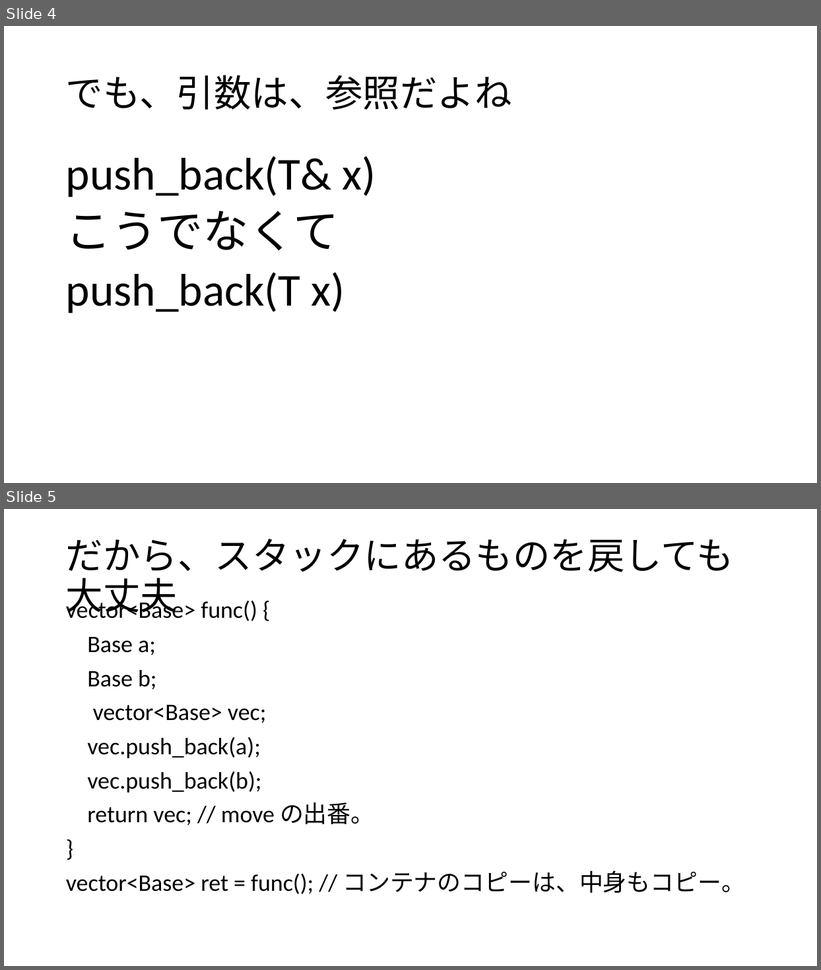
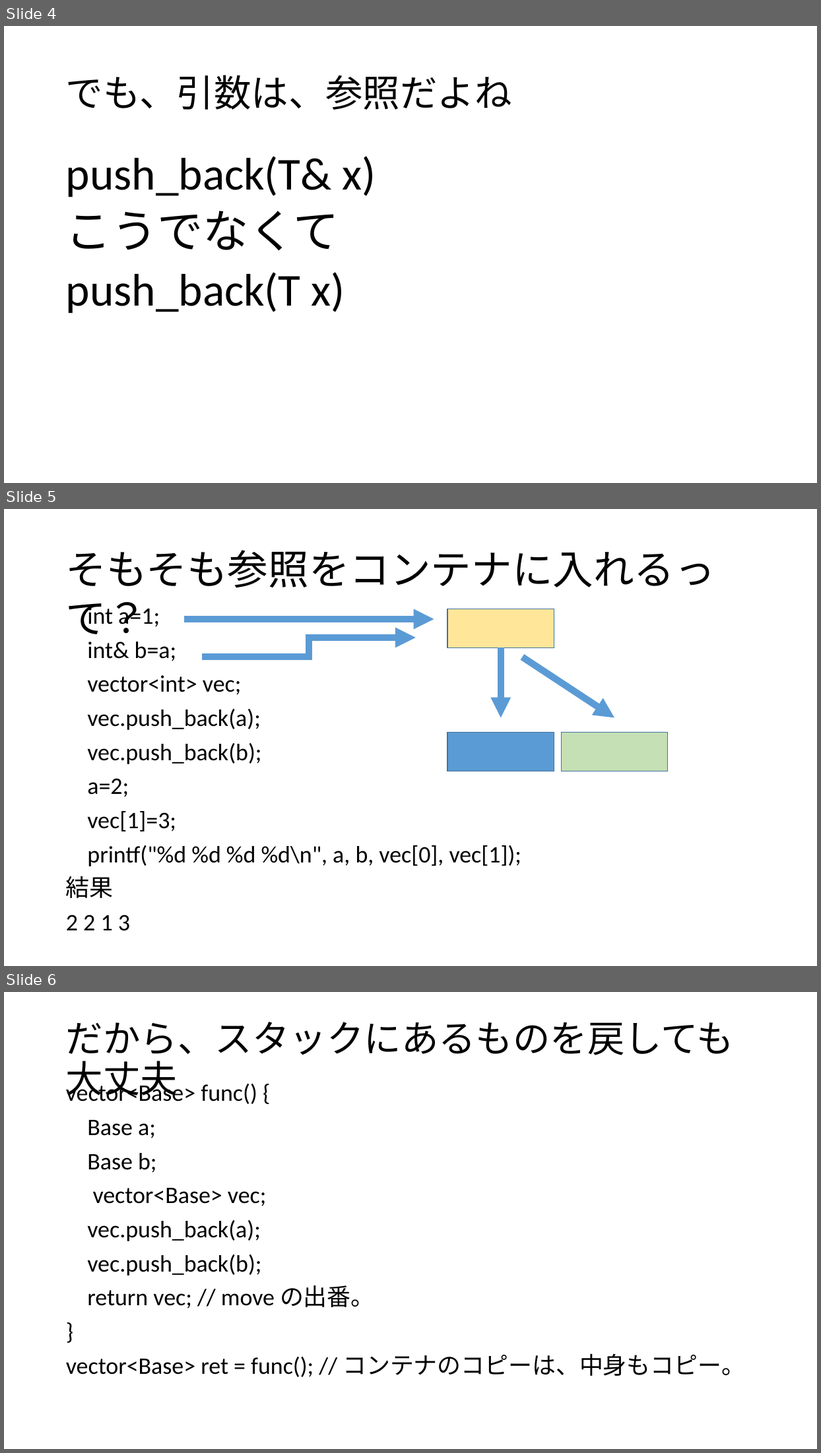
Before and after one commit to Kanda-Motohiro/cppsample, a slide deck: cppsample.pptx. Shown one above the other, each under a label of ours: slides 4 and 5 before the commit, slides 4, 5 and 6 after it. The pictures are 821x970 and 821x1453 pixels, drawn with LibreOffice and Linux fonts; fonts in the diff are those of the drawing. Boxes give left, top, right and bottom in pixels: in the first picture for what was removed or moved away, otherwise in the second. Text is boxed around its words. In the diff, an @@ line names an element or a change of style, - is before the commit and + after.

Commit message:
added ref and vector page to slide

```diff
--- a/cppsample.pptx
+++ b/cppsample.pptx
@@ slide 5 added at bbox=[4, 509, 817, 966], background #FFFFFF @@
@@ text added at bbox=[66, 550, 715, 588], 48 pt, text #000000 @@
+そもそも参照をコンテナに入れるって？
@@ text added at bbox=[66, 604, 522, 931], 28 pt, text #000000 @@
+int a=1;
+int& b=a;
+vector<int> vec;
+vec.push_back(a);
+vec.push_back(b);
+a=2;
+vec[1]=3;
+printf("%d %d %d %d\n", a, b, vec[0], vec[1]);
+結果
+2 2 1 3
@@ arrow added from (184, 619) to (434, 619), #5B9BD5 8 pt @@
@@ rectangle added at bbox=[448, 609, 554, 648], fill #FFE699, outline #43739E 1 pt @@
@@ elbow arrow added from (202, 657) to (416, 638), #5B9BD5 8 pt @@
@@ arrow added from (501, 648) to (501, 718), #5B9BD5 8 pt @@
@@ arrow added from (523, 657) to (614, 718), #5B9BD5 8 pt @@
@@ rectangle added at bbox=[448, 732, 554, 771], fill #5B9BD5, outline #43739E 1 pt @@
@@ rectangle added at bbox=[562, 732, 668, 771], fill #C5E0B4, outline #43739E 1 pt @@
@@ what was slide 5 is now slide 6 @@
```
Also in this commit, not shown: 1 slide changed.
